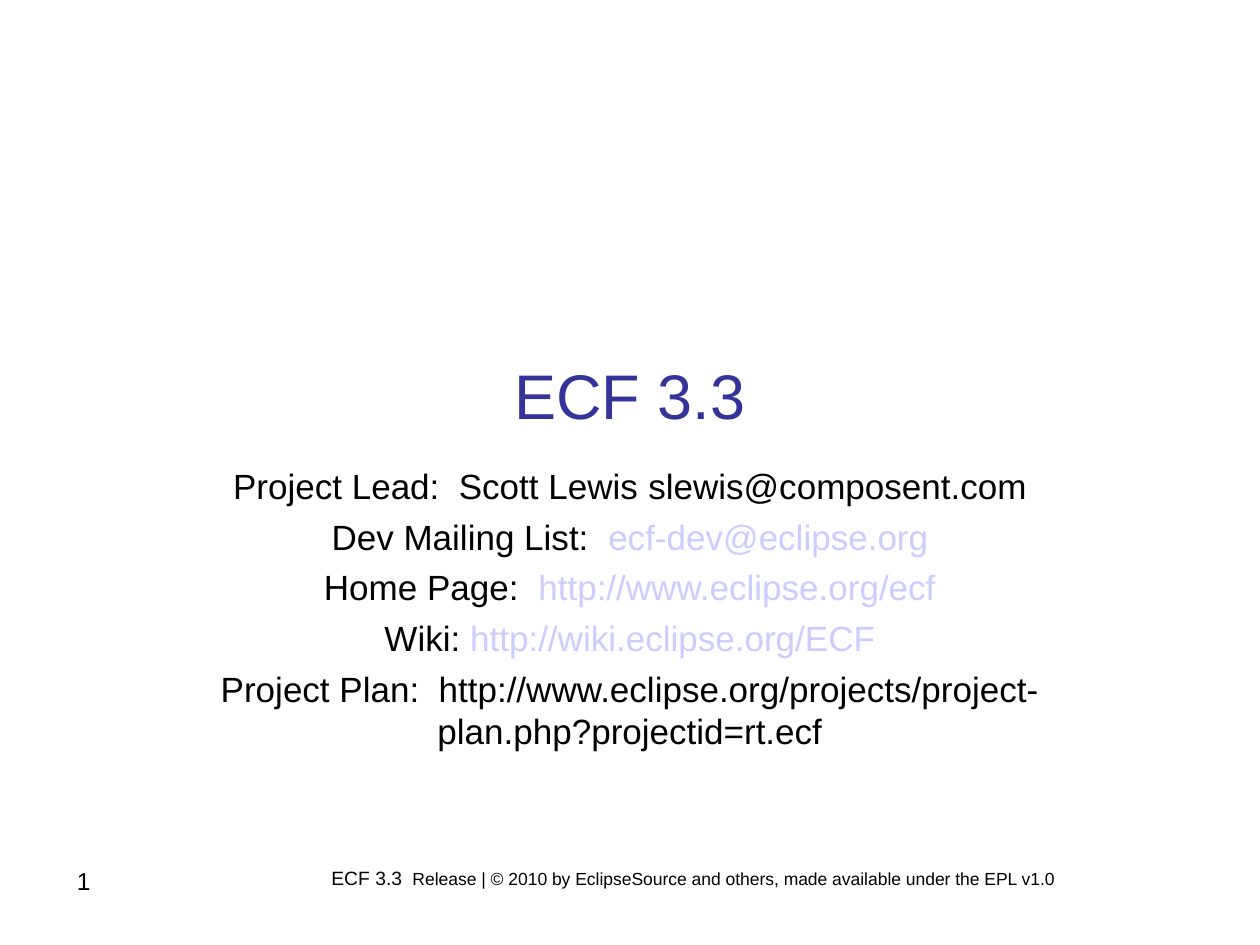
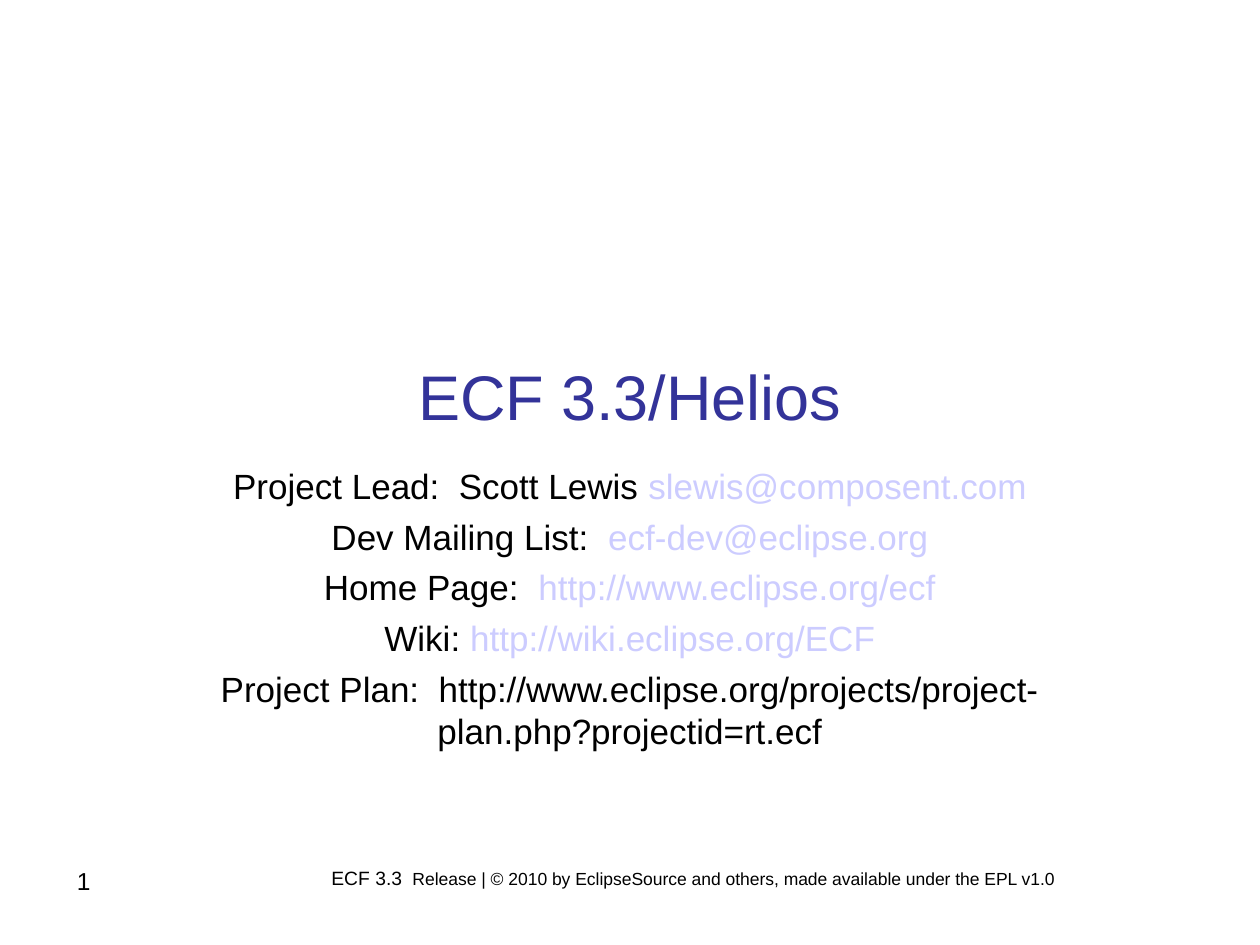
Before and after one commit to eclipse/ecf-website, a slide deck: slide 1 of reviews/ECF_Project_3.3_Release_Review.ppt. Drawn at 1260x945 pixels with LibreOffice and Linux fonts; fonts in the diff are those of the drawing; background and template pictures are left out. Boxes give left, top, right and bottom in pixels: in the first picture for what was removed or moved away, otherwise in the second. Text is boxed around its words. In the diff, an @@ line names an element or a change of style, - is before the commit and + after.

```diff
--- a/reviews/ECF_Project_3.3_Release_Review.ppt
+++ b/reviews/ECF_Project_3.3_Release_Review.ppt
@@ text at (x1=418, y1=374, x2=841, y2=421): text changed @@
-ECF 3.3
+ECF 3.3/Helios
@@ text "Project Lead: Scott Lewis slewis@composent.com" at (x1=221, y1=473, x2=1038, y2=751): text colour #000000 to #CCCCFF in "slewis@composent.com" @@
```
Also in this commit, not shown: 7 other slides changed, 1 other file.
